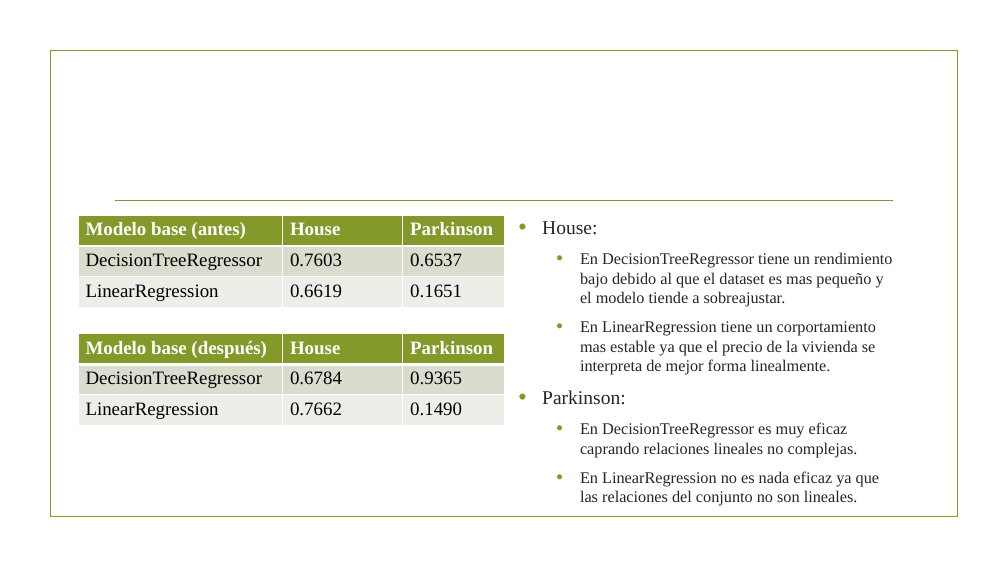
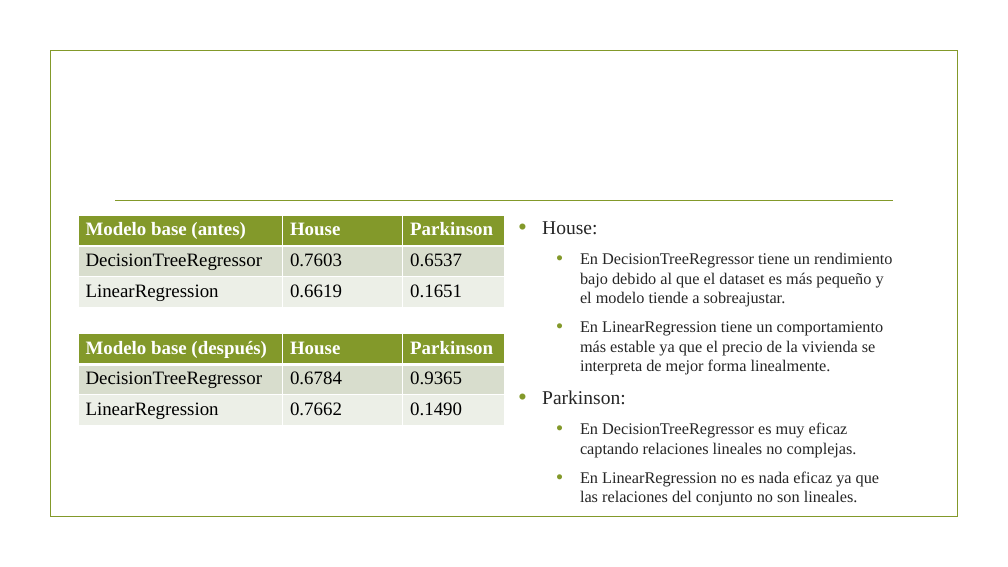
Before and after one commit to HectorGuePra/Proyecto-Ensamble-Secuencial-de-modelos, a slide deck: slide 8 of Defensa IA.pptx. Drawn at 1008x567 pixels with LibreOffice and Linux fonts; fonts in the diff are those of the drawing; grey boxes stand for pictures; background and template pictures are left out. Boxes give left, top, right and bottom in pixels: in the first picture for what was removed or moved away, otherwise in the second. Text is boxed around its words. In the diff, an @@ line names an element or a change of style, - is before the commit and + after.

```diff
--- a/Defensa IA.pptx
+++ b/Defensa IA.pptx
@@ text at (x1=580, y1=252, x2=893, y2=375): text changed @@
-  • En DecisionTreeRegressor tiene un rendimiento bajo debido al que el dataset es mas pequeño y el modelo tiende a sobreajustar.
-  • En LinearRegression tiene un corportamiento mas estable ya que el precio de la vivienda se interpreta de mejor forma linealmente.
+  • En DecisionTreeRegressor tiene un rendimiento bajo debido al que el dataset es más pequeño y el modelo tiende a sobreajustar.
+  • En LinearRegression tiene un comportamiento más estable ya que el precio de la vivienda se interpreta de mejor forma linealmente.
@@ text at (x1=580, y1=422, x2=857, y2=458): text changed @@
-  • En DecisionTreeRegressor es muy eficaz caprando relaciones lineales no complejas.
+  • En DecisionTreeRegressor es muy eficaz captando relaciones lineales no complejas.
```
Also in this commit, not shown: 2 other files.
